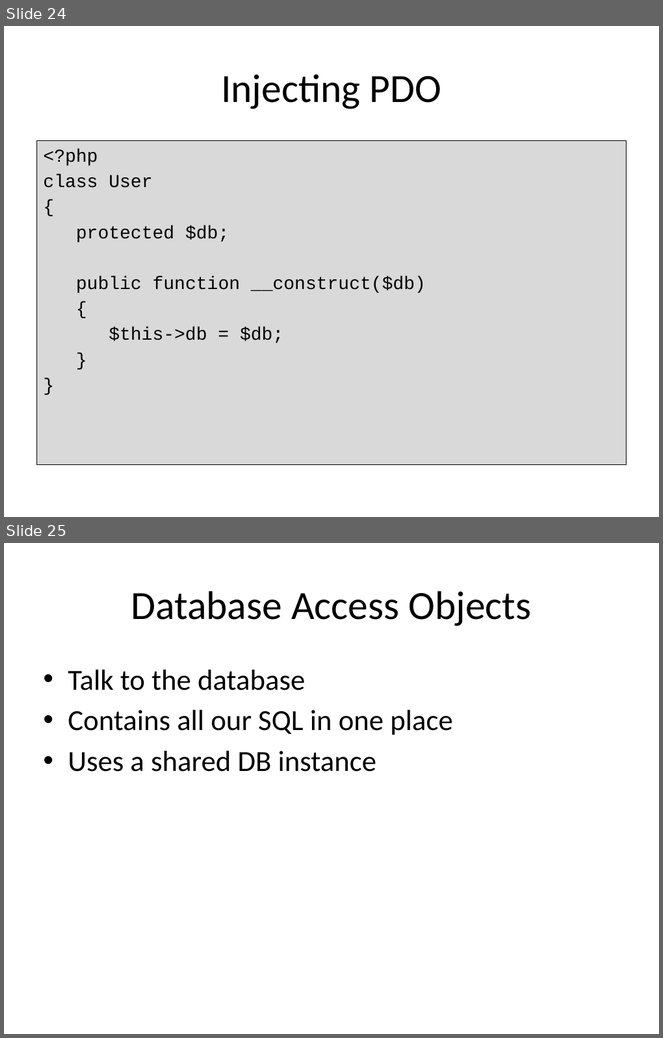
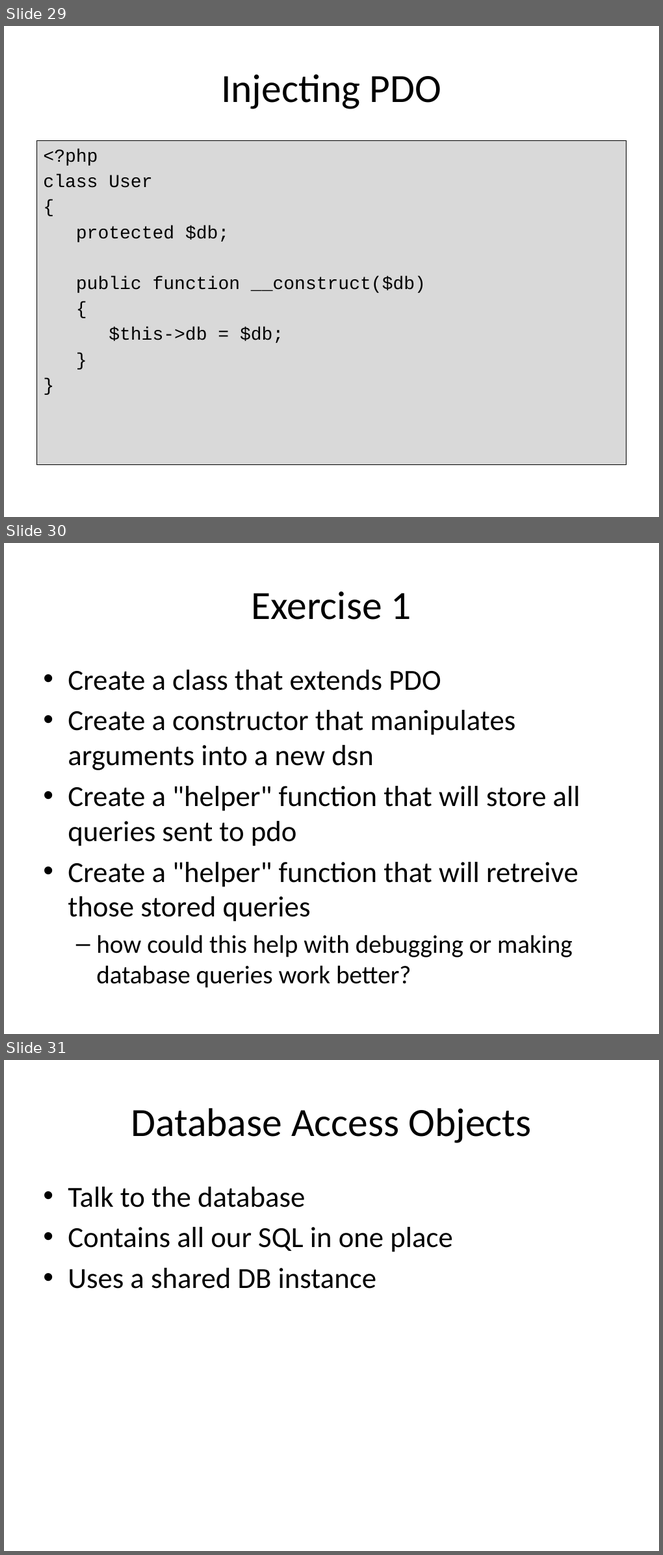
Before and after one commit to PHPEmbark/curriculum, a slide deck: course/4 - Organization and Projects/Organization and Projects.pptx. Shown one above the other, each under a label of ours: slides 24 and 25 before the commit, slides 29, 30 and 31 after it. The pictures are 663x1038 and 663x1555 pixels, drawn with LibreOffice and Linux fonts; fonts in the diff are those of the drawing. Boxes give left, top, right and bottom in pixels: in the first picture for what was removed or moved away, otherwise in the second. Text is boxed around its words. In the diff, an @@ line names an element or a change of style, - is before the commit and + after.

```diff
--- a/course/4 - Organization and Projects/Organization and Projects.pptx
+++ b/course/4 - Organization and Projects/Organization and Projects.pptx
@@ slide 30 added at [4,543,659,1034], background #FFFFFF @@
@@ title added at [252,591,412,620], 44 pt, text #000000 @@
+Exercise 1
@@ text added at [68,670,581,988], 32 pt, text #000000 @@
+• Create a class that extends PDO
+• Create a constructor that manipulates arguments into a new dsn
+• Create a "helper" function that will store all queries sent to pdo
+• Create a "helper" function that will retreive those stored queries
+  – how could this help with debugging or making database queries work better?
@@ what was slide 24 is now slide 29 @@
@@ what was slide 25 is now slide 31 @@
```
Also in this commit, not shown: 2 slides changed, 14 other slides added, 2 other files.
